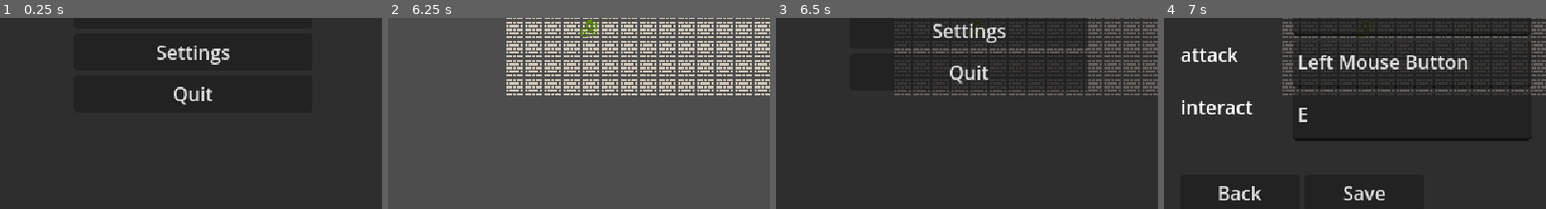
Above: before the commit, frames 1-4 (left to right).
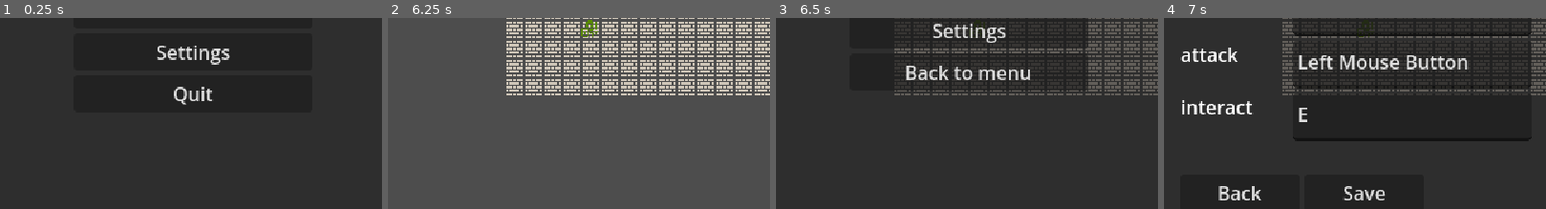
Above: after the commit, the same moments.

Repository: xleepy/ldjam57
Game: Godot game, scene res://scenes/main.tscn
The game is run twice, just before and just after one commit, with the same random seed, the same clock (stepped at 60 frames per second) and the same inputs.
Inputs:
- Up to frame 1 (0.25 s): no input
- Up to frame 2 (6.25 s): click "Settings" at 0.5 s; click "Back" at 1.25 s; click "New Game" at 2 s; tap Enter at 2.75, 4.25, 5.75 s; tap Space at 3.5, 5 s
- Up to frame 3 (6.5 s): tap Escape (ui_cancel) at 6.4 s
- Up to frame 4 (7 s): click "Settings" at 6.5 s
The pictures show only the part of the screen within x 25-75%, y 50-100%; the shares and areas given below are measured in that part.

Frames 1-2 are identical in both runs. In frame 3, 1.3% of the frame differs, in the area x 34-67%, y 25-35%; in frame 4, nothing differs.

Commit message:
Improve menu between scenes

Diff:
--- a/scenes/level1.tscn
+++ b/scenes/level1.tscn
@@ -1,9 +1,9 @@
-[gd_scene load_steps=12 format=4 uid="uid://e0m4wnojf64o"]
+[gd_scene load_steps=10 format=4 uid="uid://e0m4wnojf64o"]
 
 [ext_resource type="Texture2D" uid="uid://dpxbhchelvfnn" path="res://assets/Spritesheet.png" id="1_wwpf4"]
 [ext_resource type="Script" path="res://scripts/player.gd" id="2_m7ahb"]
-[ext_resource type="Script" uid="uid://d4bspmfum5wc" path="res://scripts/ui.gd" id="3_dwgg1"]
-[ext_resource type="Script" uid="uid://cq37ydx5qoc25" path="res://scripts/settings.gd" id="4_ru4tf"]
+[ext_resource type="Script" uid="uid://bc2q6rfb0e4df" path="res://scripts/level_ui.gd" id="3_dwgg1"]
+[ext_resource type="PackedScene" uid="uid://cohuot7eqkgvi" path="res://scenes/ui/settings.tscn" id="4_dwgg1"]
 
 [sub_resource type="TileSetAtlasSource" id="TileSetAtlasSource_dwgg1"]
 texture = ExtResource("1_wwpf4")
@@ -1076,10 +1076,6 @@
 [sub_resource type="StyleBoxFlat" id="StyleBoxFlat_ejswk"]
 draw_center = false
 
-[sub_resource type="StyleBoxEmpty" id="StyleBoxEmpty_bbk5w"]
-
-[sub_resource type="Theme" id="Theme_conm7"]
-
 [node name="Level1" type="Node2D"]
 
 [node name="TileMapLayer" type="TileMapLayer" parent="."]
@@ -1147,58 +1143,12 @@
 text = "Settings
 "
 
-[node name="QuitBtn" type="Button" parent="UI/Menu/VBoxContainer"]
+[node name="BackToMenu" type="Button" parent="UI/Menu/VBoxContainer"]
 layout_mode = 2
-text = "Quit
+text = "Back to menu
 "
 
-[node name="Settings" type="Panel" parent="UI"]
-visible = false
-anchors_preset = 15
-anchor_right = 1.0
-anchor_bottom = 1.0
-grow_horizontal = 2
-grow_vertical = 2
-script = ExtResource("4_ru4tf")
-
-[node name="Container" type="VBoxContainer" parent="UI/Settings"]
-custom_minimum_size = Vector2(200, 0)
-layout_mode = 1
-anchors_preset = 8
-anchor_left = 0.5
-anchor_top = 0.5
-anchor_right = 0.5
-anchor_bottom = 0.5
-offset_left = -46.5
-offset_top = -17.5
-offset_right = 46.5
-offset_bottom = 17.5
-grow_horizontal = 2
-grow_vertical = 2
-
-[node name="InputsContainer" type="VBoxContainer" parent="UI/Settings/Container"]
-layout_mode = 2
-
-[node name="Panel" type="Panel" parent="UI/Settings/Container"]
-custom_minimum_size = Vector2(0, 20)
-layout_mode = 2
-theme_override_styles/panel = SubResource("StyleBoxEmpty_bbk5w")
-
-[node name="HBoxContainer" type="HBoxContainer" parent="UI/Settings/Container"]
-layout_mode = 2
-theme = SubResource("Theme_conm7")
-
-[node name="Back" type="Button" parent="UI/Settings/Container/HBoxContainer"]
-custom_minimum_size = Vector2(100, 0)
-layout_mode = 2
-text = "Back"
-
-[node name="Save" type="Button" parent="UI/Settings/Container/HBoxContainer"]
-custom_minimum_size = Vector2(100, 0)
-layout_mode = 2
-text = "Save"
+[node name="Settings" parent="UI" instance=ExtResource("4_dwgg1")]
 
 [connection signal="pressed" from="UI/Menu/VBoxContainer/SettingsBtn" to="UI" method="_on_settings_btn_pressed"]
-[connection signal="pressed" from="UI/Menu/VBoxContainer/QuitBtn" to="UI" method="_on_quit_btn_pressed"]
-[connection signal="pressed" from="UI/Settings/Container/HBoxContainer/Back" to="UI/Settings" method="_on_button_pressed"]
-[connection signal="pressed" from="UI/Settings/Container/HBoxContainer/Save" to="UI/Settings" method="_on_save_pressed"]
+[connection signal="pressed" from="UI/Menu/VBoxContainer/BackToMenu" to="UI" method="_on_back_to_menu_pressed"]
--- a/scenes/main.tscn
+++ b/scenes/main.tscn
@@ -1,18 +1,14 @@
-[gd_scene load_steps=8 format=3 uid="uid://4ftyet7a2b45"]
+[gd_scene load_steps=6 format=3 uid="uid://4ftyet7a2b45"]
 
 [ext_resource type="Script" uid="uid://cheprfhboa6pd" path="res://scripts/main.gd" id="1_o5qli"]
 [ext_resource type="Script" uid="uid://d4bspmfum5wc" path="res://scripts/ui.gd" id="2_0wfyh"]
-[ext_resource type="Script" uid="uid://cq37ydx5qoc25" path="res://scripts/settings.gd" id="3_sugp2"]
+[ext_resource type="PackedScene" uid="uid://cohuot7eqkgvi" path="res://scenes/ui/settings.tscn" id="3_sugp2"]
 
 [sub_resource type="LabelSettings" id="LabelSettings_sgp6g"]
 font_size = 24
 
 [sub_resource type="StyleBoxFlat" id="StyleBoxFlat_o5qli"]
 draw_center = false
-
-[sub_resource type="StyleBoxEmpty" id="StyleBoxEmpty_sugp2"]
-
-[sub_resource type="Theme" id="Theme_sugp2"]
 
 [node name="main" type="Node2D"]
 script = ExtResource("1_o5qli")
@@ -70,54 +66,8 @@
 text = "Quit
 "
 
-[node name="Settings" type="Panel" parent="UI"]
-visible = false
-anchors_preset = 15
-anchor_right = 1.0
-anchor_bottom = 1.0
-grow_horizontal = 2
-grow_vertical = 2
-script = ExtResource("3_sugp2")
-
-[node name="Container" type="VBoxContainer" parent="UI/Settings"]
-custom_minimum_size = Vector2(200, 0)
-layout_mode = 1
-anchors_preset = 8
-anchor_left = 0.5
-anchor_top = 0.5
-anchor_right = 0.5
-anchor_bottom = 0.5
-offset_left = -46.5
-offset_top = -17.5
-offset_right = 46.5
-offset_bottom = 17.5
-grow_horizontal = 2
-grow_vertical = 2
-
-[node name="InputsContainer" type="VBoxContainer" parent="UI/Settings/Container"]
-layout_mode = 2
-
-[node name="Panel" type="Panel" parent="UI/Settings/Container"]
-custom_minimum_size = Vector2(0, 20)
-layout_mode = 2
-theme_override_styles/panel = SubResource("StyleBoxEmpty_sugp2")
-
-[node name="HBoxContainer" type="HBoxContainer" parent="UI/Settings/Container"]
-layout_mode = 2
-theme = SubResource("Theme_sugp2")
-
-[node name="Back" type="Button" parent="UI/Settings/Container/HBoxContainer"]
-custom_minimum_size = Vector2(100, 0)
-layout_mode = 2
-text = "Back"
-
-[node name="Save" type="Button" parent="UI/Settings/Container/HBoxContainer"]
-custom_minimum_size = Vector2(100, 0)
-layout_mode = 2
-text = "Save"
+[node name="Settings" parent="UI" instance=ExtResource("3_sugp2")]
 
 [connection signal="pressed" from="UI/Menu/VBoxContainer/NewGameBtn" to="UI" method="_on_new_game_btn_pressed"]
 [connection signal="pressed" from="UI/Menu/VBoxContainer/SettingsBtn" to="UI" method="_on_settings_btn_pressed"]
 [connection signal="pressed" from="UI/Menu/VBoxContainer/QuitBtn" to="UI" method="_on_quit_btn_pressed"]
-[connection signal="pressed" from="UI/Settings/Container/HBoxContainer/Back" to="UI/Settings" method="_on_button_pressed"]
-[connection signal="pressed" from="UI/Settings/Container/HBoxContainer/Save" to="UI/Settings" method="_on_save_pressed"]
--- /dev/null
+++ b/scenes/ui/settings.tscn
@@ -0,0 +1,56 @@
+[gd_scene load_steps=4 format=3 uid="uid://cohuot7eqkgvi"]
+
+[ext_resource type="Script" uid="uid://cq37ydx5qoc25" path="res://scripts/settings.gd" id="1_8wfqe"]
+
+[sub_resource type="StyleBoxEmpty" id="StyleBoxEmpty_bbk5w"]
+
+[sub_resource type="Theme" id="Theme_conm7"]
+
+[node name="Settings" type="Panel"]
+visible = false
+anchors_preset = 15
+anchor_right = 1.0
+anchor_bottom = 1.0
+grow_horizontal = 2
+grow_vertical = 2
+script = ExtResource("1_8wfqe")
+
+[node name="Container" type="VBoxContainer" parent="."]
+custom_minimum_size = Vector2(200, 0)
+layout_mode = 1
+anchors_preset = 8
+anchor_left = 0.5
+anchor_top = 0.5
+anchor_right = 0.5
+anchor_bottom = 0.5
+offset_left = -46.5
+offset_top = -17.5
+offset_right = 46.5
+offset_bottom = 17.5
+grow_horizontal = 2
+grow_vertical = 2
+
+[node name="InputsContainer" type="VBoxContainer" parent="Container"]
+layout_mode = 2
+
+[node name="Panel" type="Panel" parent="Container"]
+custom_minimum_size = Vector2(0, 20)
+layout_mode = 2
+theme_override_styles/panel = SubResource("StyleBoxEmpty_bbk5w")
+
+[node name="HBoxContainer" type="HBoxContainer" parent="Container"]
+layout_mode = 2
+theme = SubResource("Theme_conm7")
+
+[node name="Back" type="Button" parent="Container/HBoxContainer"]
+custom_minimum_size = Vector2(100, 0)
+layout_mode = 2
+text = "Back"
+
+[node name="Save" type="Button" parent="Container/HBoxContainer"]
+custom_minimum_size = Vector2(100, 0)
+layout_mode = 2
+text = "Save"
+
+[connection signal="pressed" from="Container/HBoxContainer/Back" to="." method="_on_button_pressed"]
+[connection signal="pressed" from="Container/HBoxContainer/Save" to="." method="_on_save_pressed"]
--- /dev/null
+++ b/scripts/level_ui.gd
@@ -0,0 +1,19 @@
+extends CanvasLayer
+
+
+func _on_settings_btn_pressed() -> void:
+	$Menu.visible = false
+	$Settings.visible = true
+
+
+func _on_back_to_menu_pressed() -> void:
+	get_tree().change_scene_to_file("res://scenes/main.tscn")
+
+
+func _unhandled_input(event: InputEvent) -> void:
+	if event.is_action_pressed("ui_cancel"):
+		if $Settings.visible:
+			$Settings.visible = false
+			$Menu.visible = true
+		else:
+			$Menu.visible = !$Menu.visible
--- a/scripts/settings.gd
+++ b/scripts/settings.gd
@@ -1,6 +1,6 @@
 extends Panel
 
-@onready var field: PackedScene = load("res://scenes/key_mapping.tscn")
+@onready var field: PackedScene = load("res://scenes/ui/key_mapping.tscn")
 
 
 func _on_button_pressed() -> void:
--- a/scripts/ui.gd
+++ b/scripts/ui.gd
@@ -1,15 +1,8 @@
 extends CanvasLayer
-
-
-func _on_quit_btn_pressed() -> void:
-	get_tree().quit()
-
 
 func _on_settings_btn_pressed() -> void:
 	$Menu.visible = false
 	$Settings.visible = true
-
-
 
 func _on_new_game_btn_pressed() -> void:
 	get_tree().change_scene_to_file("res://scenes/level1.tscn")
@@ -17,3 +10,7 @@
 func _unhandled_input(event: InputEvent) -> void:
 	if event.is_action_pressed("ui_cancel"):
 		$Menu.visible = !$Menu.visible
+
+
+func _on_quit_btn_pressed() -> void:
+	get_tree().quit() # Replace with function body.
Renamed: scenes/key_mapping.tscn -> scenes/ui/key_mapping.tscn
Not shown, added: scripts/level_ui.gd.uid
